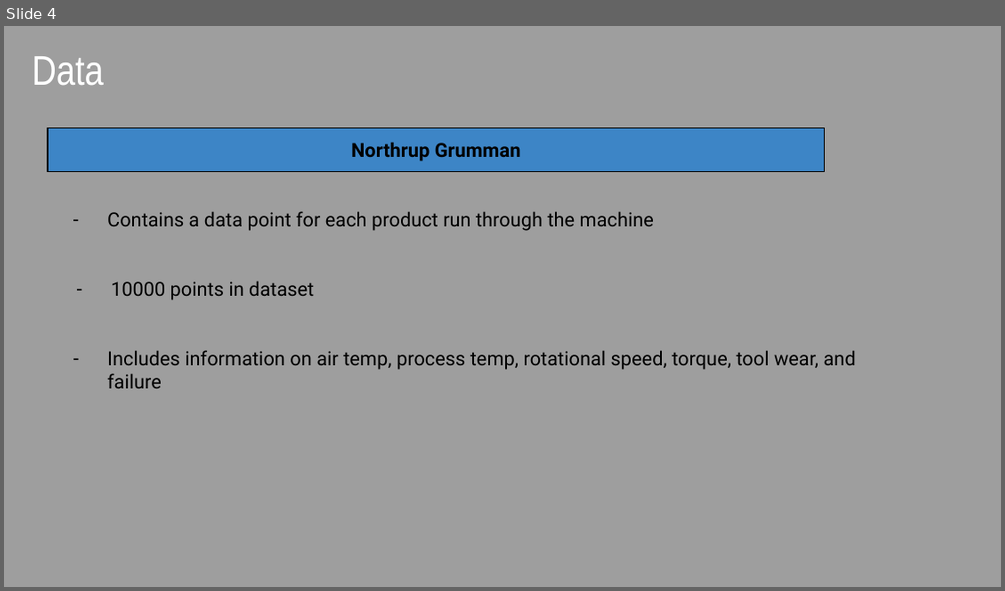
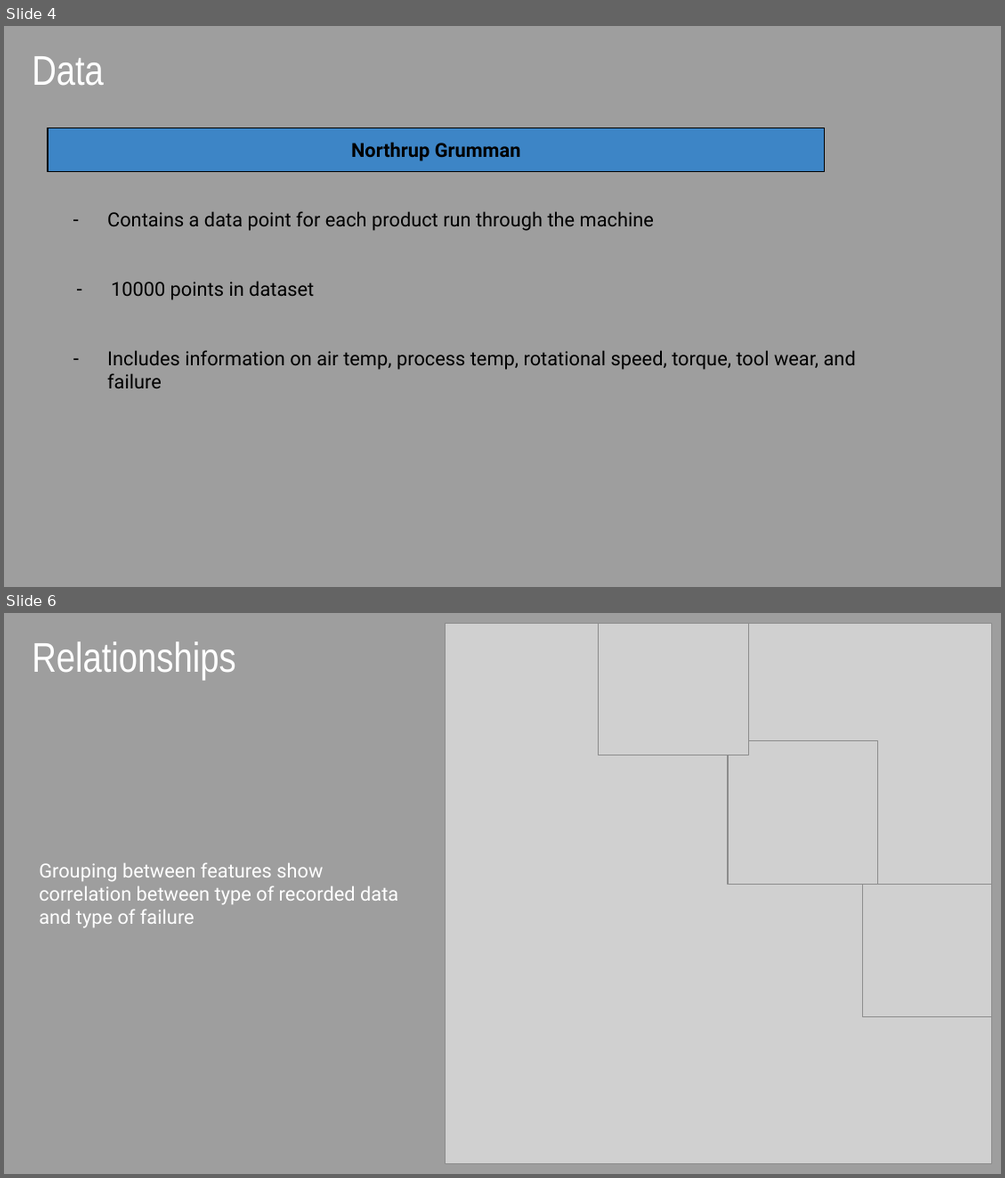
Before and after one commit to tfuger10/Machine-Predictive-Maintenance, a slide deck: Machine-Predictive-Maintenance.pptx. Shown one above the other, each under a label of ours: slide 4 before the commit, slides 4 and 6 after it; the slides between them are not shown. The pictures are 1005x591 and 1005x1178 pixels, drawn with LibreOffice and Linux fonts; fonts in the diff are those of the drawing; grey boxes stand for pictures. Boxes give left, top, right and bottom in pixels: in the first picture for what was removed or moved away, otherwise in the second. Text is boxed around its words. In the diff, an @@ line names an element or a change of style, - is before the commit and + after.

```diff
--- a/Machine-Predictive-Maintenance.pptx
+++ b/Machine-Predictive-Maintenance.pptx
@@ slide 6 added at [4,613,1001,1174], background #9E9E9E @@
@@ picture added at [445,623,991,1163] @@
@@ picture added at [599,623,749,755] @@
@@ title added at [32,641,235,680], 30 pt, text #FFFFFF @@
+Relationships
@@ picture added at [728,740,878,884] @@
@@ text added at [39,862,398,928], 14 pt, text #FFFFFF @@
+Grouping between features show correlation between type of recorded data and type of failure
@@ picture added at [862,884,991,1017] @@
```
Also in this commit, not shown: 2 other slides added, 3 slides removed, 1 other file.
